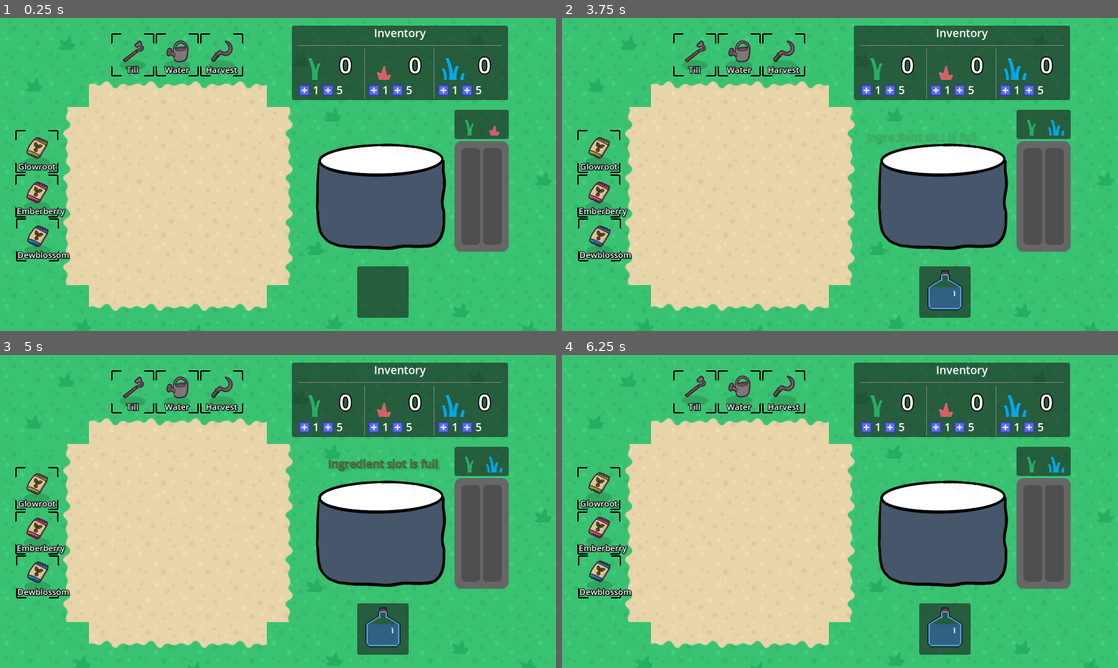
Above: before the commit, frames 1-4 (two rows, left to right).
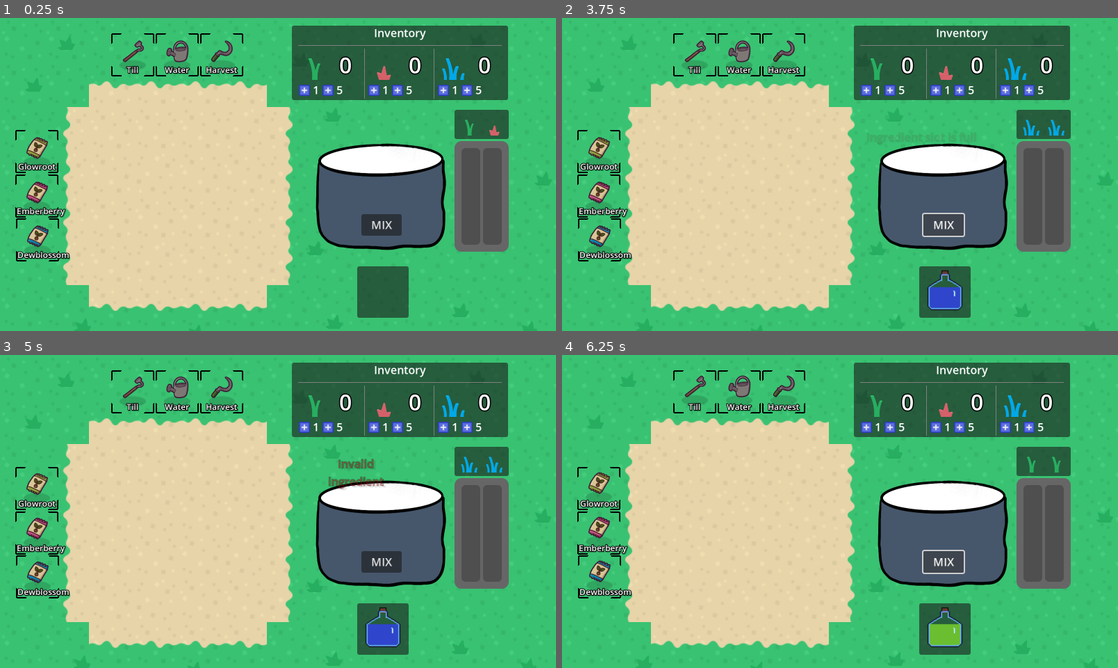
Above: after the commit, the same moments.

Repository: KurzweilTV/godotwild79
Game: Godot game, scene res://gameboard/Main.tscn
Same seed, same stepped clock (60 frames per second), same inputs: the game is played once before the commit and once after it.
Inputs (mouse positions are in pixels of both pictures, inside the frame that each line leads up to):
- Up to frame 1 (0.25 s): no input
- Up to frame 2 (3.75 s): click (945, 224) at 0.5 s, where only the run after the commit has a clickable "MIX"; click (867, 89) at 1.25 s; click (890, 89) at 2 s; click (867, 89) at 2.75 s; click (945, 224) at 3.5 s, where only the run after the commit has a clickable "MIX"
- Up to frame 3 (5 s): click (328, 426) at 4.25 s
- Up to frame 4 (6.25 s): click (867, 426) at 5 s; click (945, 561) at 5.75 s, where only the run after the commit has a clickable "MIX"

The runs differ from the first frame. In frame 1, 0.5% of the frame differs, in the area x 65-73%, y 62-70%; in frame 2, 1.0%; in frame 3, 1.5%, in the area x 59-86%, y 32-93%; in frame 4, 1.0%.

Commit message:
adds mix button

Diff:
--- a/gameboard/cauldron/Cauldron.tscn
+++ b/gameboard/cauldron/Cauldron.tscn
@@ -113,3 +113,12 @@
 
 [node name="OrderScene" parent="." instance=ExtResource("4_51fau")]
 position = Vector2(-35, 106)
+
+[node name="MixButton" type="Button" parent="."]
+offset_left = -29.0
+offset_top = 31.0
+offset_right = 29.0
+offset_bottom = 62.0
+text = "MIX"
+
+[connection signal="pressed" from="MixButton" to="." method="_on_mix_button_pressed"]
--- a/gameboard/cauldron/scripts/cauldron.gd
+++ b/gameboard/cauldron/scripts/cauldron.gd
@@ -141,3 +141,8 @@
 
 func _on_add_dewblossom_five_pressed() -> void:
 	add_ingredient(DEWBLOSSOM, 5)
+
+func _on_mix_button_pressed() -> void:
+	print("Mixing %s" % current_mixture.mixture_name)
+	reset_cauldron()
+	order_scene.cycle_in_next_order()
--- a/gameboard/cauldron/scripts/order_scene.gd
+++ b/gameboard/cauldron/scripts/order_scene.gd
@@ -11,8 +11,8 @@
 
 @onready var order_icon: TextureRect = %OrderIcon
 
-@export var current_order : Mixture
-@export var next_order : Mixture
+@export var current_order : Mixture = DISTILLED_GLOWROOT
+@export var next_order : Mixture = BLAZEBLOOM
 
 var mixture_list : Array[Mixture] = [
 	GLOWDEW,
@@ -32,8 +32,13 @@
 
 func add_order(order: Mixture):
 	current_order = order
+	new_order.emit(current_order)
 	update_order_icon()
-	new_order.emit(current_order)
 
 func update_order_icon():
 	order_icon.texture = current_order.mixture_icon
+
+func cycle_in_next_order():
+	current_order = null
+	add_order(next_order)
+	next_order = mixture_list.pick_random()
